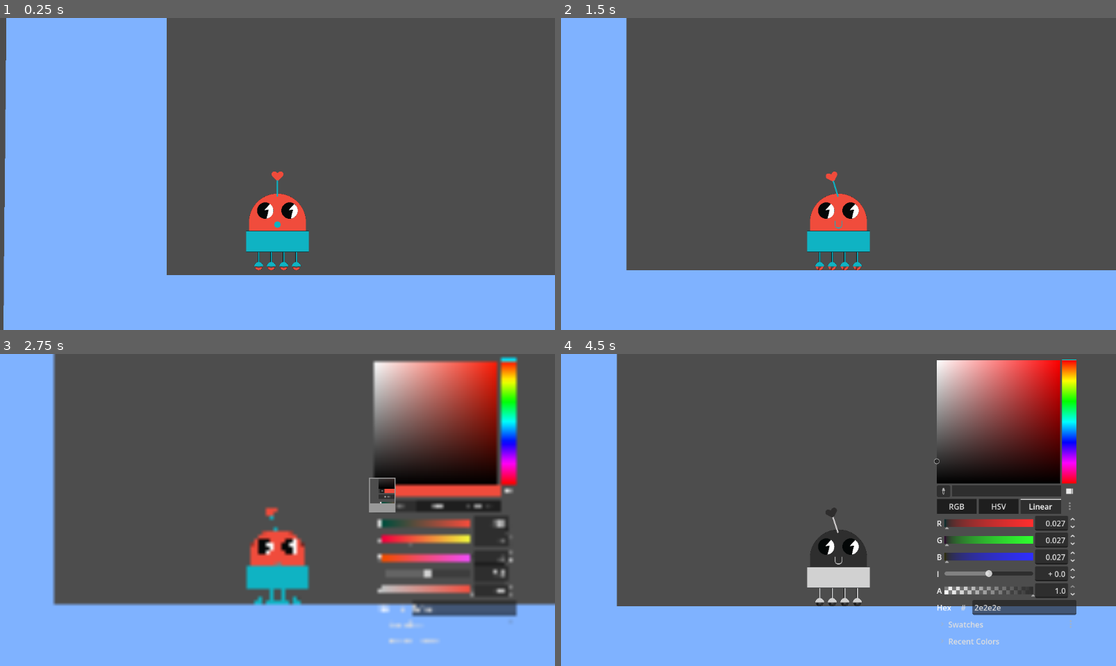
Above: before the commit, frames 1-4 (two rows, left to right).
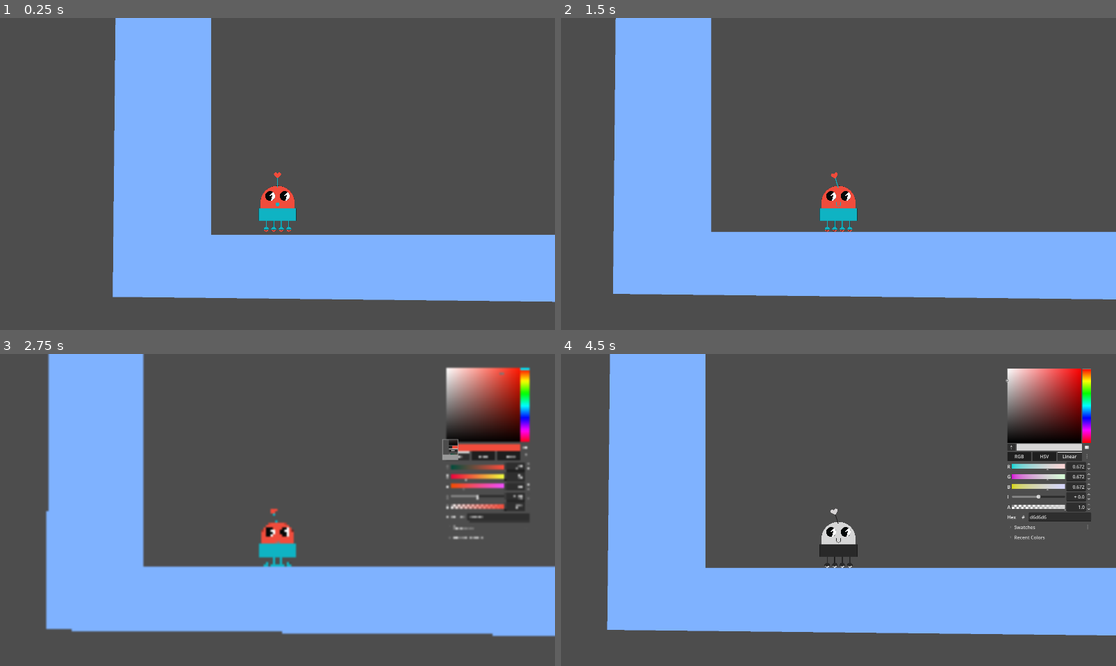
Above: after the commit, the same moments.

Repository: LiviRoseGames/Pintachan-Inspired-Demo
Game: Godot game, scene res://test_level.tscn
Two runs of this game, one before a commit and one after it. Both use one fixed random seed, a clock stepped at 60 frames per second and the inputs below.
Inputs (mouse positions are in pixels of both pictures, inside the frame that each line leads up to; where the layout moved, square brackets give the same spot in the first picture):
- Up to frame 1 (0.25 s): no input
- Up to frame 2 (1.5 s): tap Enter (ui_accept) at 0.5, 0.77 s; hold Right (ui_right) from 0.53 s (still down)
- Up to frame 3 (2.75 s): tap Enter (ui_accept) at 1.52 s; release Right (ui_right) at 2 s; click (449, 447) [382, 491] at 2 s
- Up to frame 4 (4.5 s): click "RGB" at 2.75 s; click "HSV" at 3.5 s; click "Linear" at 4.25 s

The runs differ from the first frame. In frame 1, 43% of the frame differs, in the area x 0-100%, y 0-100%; in frame 2, 42%; in frame 3, 58%; in frame 4, 57%.

Commit message:
Small UI tweaks

Diff:
--- a/pause_screen.tscn
+++ b/pause_screen.tscn
@@ -13,8 +13,8 @@
 process_mode = 2
 
 [node name="ColorPicker" type="ColorPicker" parent="CanvasLayer" unique_id=1646957547]
-offset_left = 776.0
-offset_top = 9.0
-offset_right = 1074.0
-offset_bottom = 616.0
+offset_left = 1540.0
+offset_top = 47.0
+offset_right = 1838.0
+offset_bottom = 654.0
 color = Color(0.9411765, 0.29803923, 0.23529412, 1)
--- a/project.godot
+++ b/project.godot
@@ -14,6 +14,11 @@
 run/main_scene="uid://dy5xxcljnnu7p"
 config/features=PackedStringArray("4.6", "GL Compatibility")
 config/icon="res://icon.svg"
+
+[display]
+
+window/size/viewport_width=1920
+window/size/viewport_height=1080
 
 [global_group]
 
--- a/test_level.tscn
+++ b/test_level.tscn
@@ -10,10 +10,6 @@
 [node name="TestLevel" type="Node2D" unique_id=511208816]
 
 [node name="PauseScreen" parent="." unique_id=918638020 instance=ExtResource("3_f7g2b")]
-offset_left = -102.59875
-offset_top = 206.90662
-offset_right = -102.59875
-offset_bottom = 206.90662
 script = ExtResource("2_4ptq8")
 
 [node name="Player" parent="." unique_id=1448640886 instance=ExtResource("1_gojnm")]
